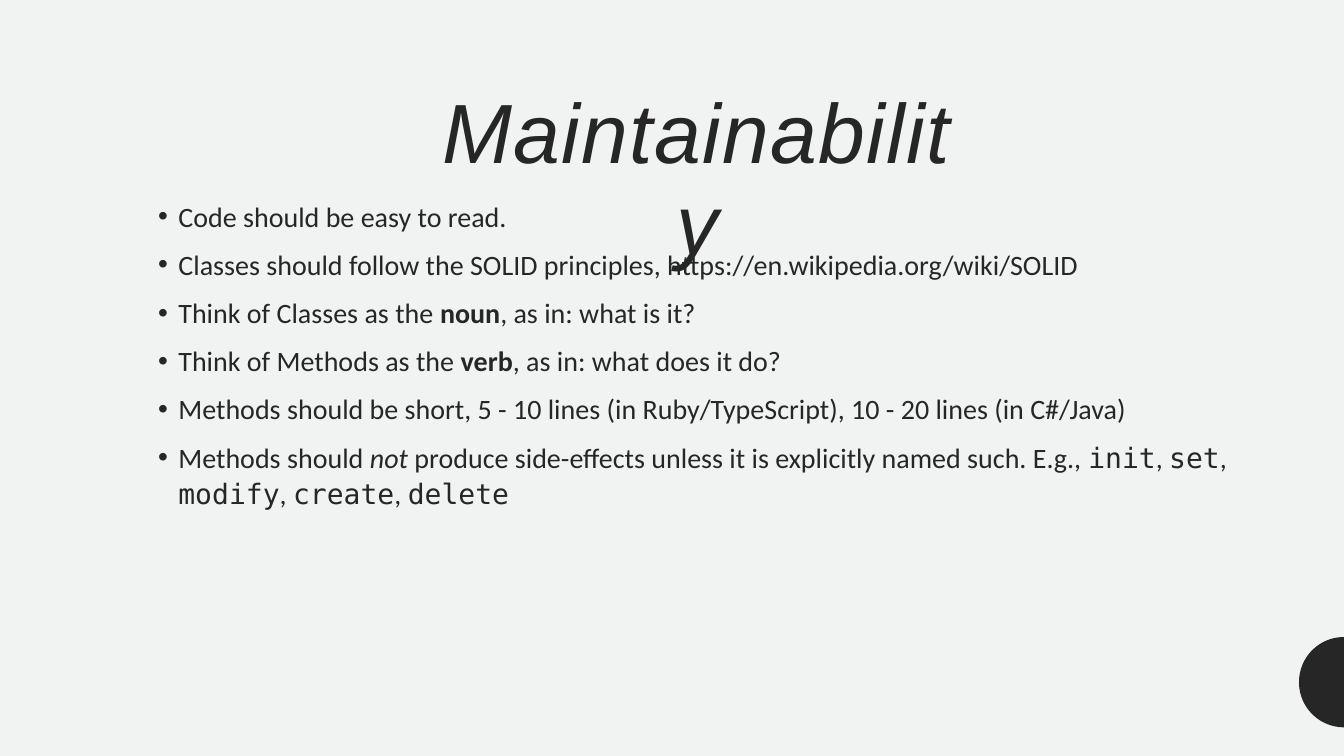
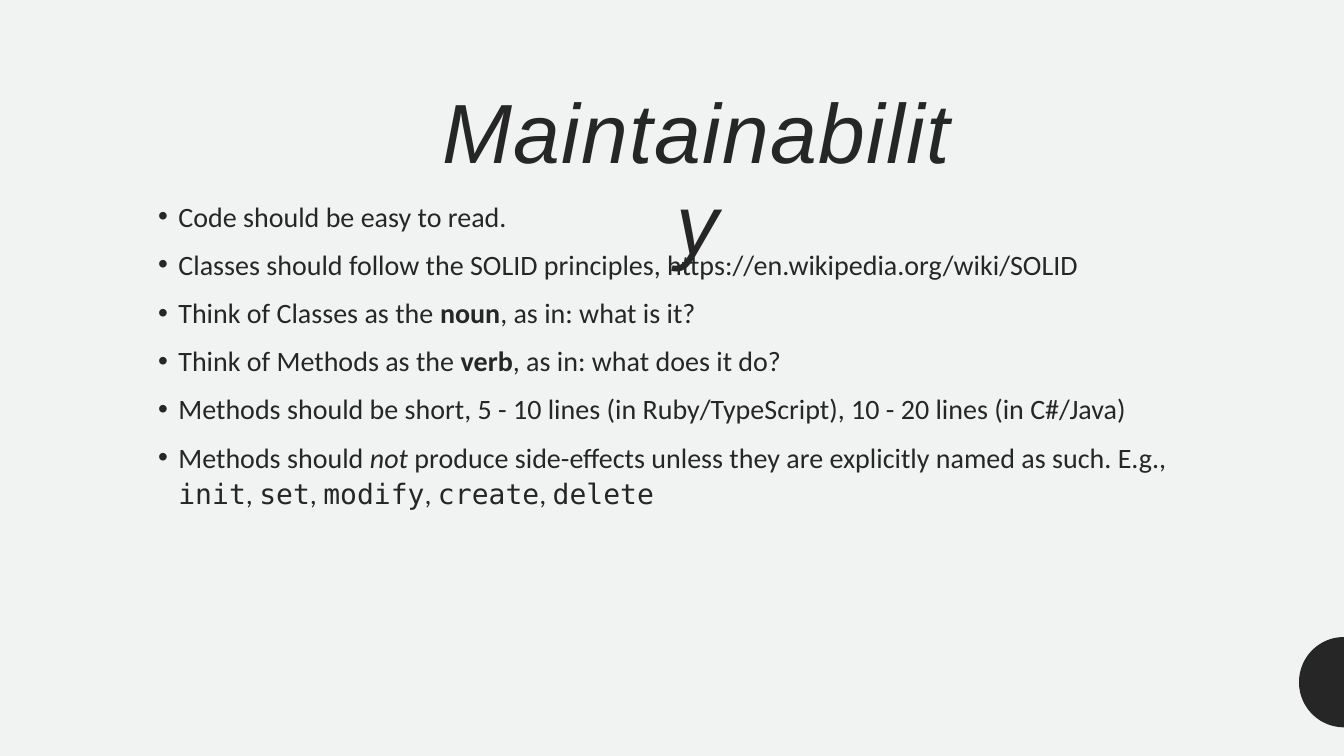
Before and after one commit to ofer987/presentations, a slide deck: slide 4 of code_review.pptx. Drawn at 1344x756 pixels with LibreOffice and Linux fonts; fonts in the diff are those of the drawing. Boxes give left, top, right and bottom in pixels: in the first picture for what was removed or moved away, otherwise in the second. Text is boxed around its words. In the diff, an @@ line names an element or a change of style, - is before the commit and + after.

```diff
--- a/code_review.pptx
+++ b/code_review.pptx
@@ text at (178, 448, 1166, 510): text changed @@
-• Methods should not produce side-effects unless it is explicitly named such. E.g., init, set, modify, create, delete
+• Methods should not produce side-effects unless they are explicitly named as such. E.g., init, set, modify, create, delete
```
Also in this commit, not shown: 2 other slides changed.
